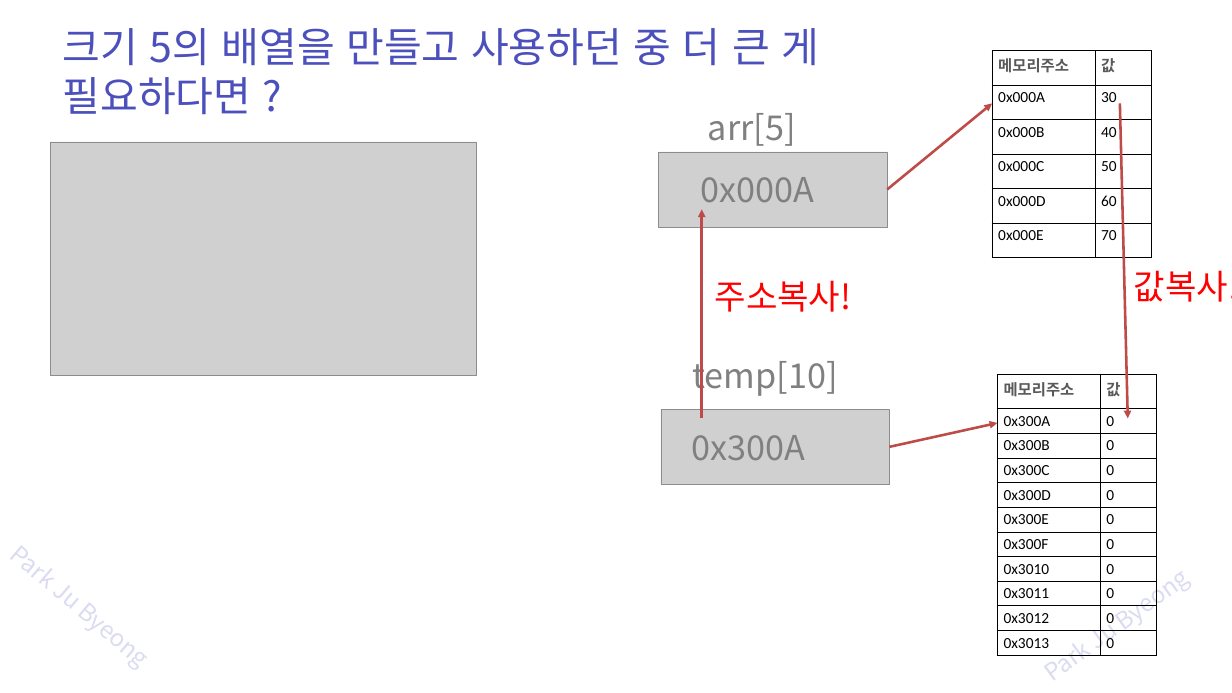
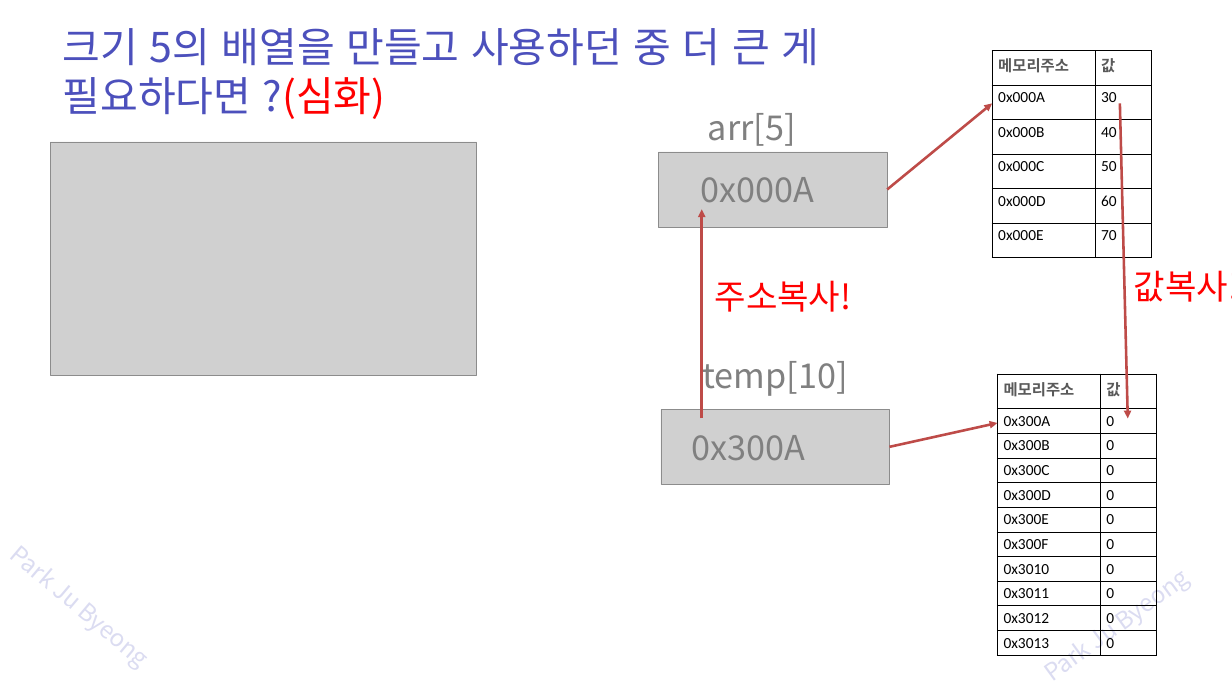
Before and after one commit to zest132/JavaLecture, a slide deck: slide 25 of JavaLecture/LectureFile/java 5강 배열.pptx (slide 18 before the commit). Drawn at 1232x693 pixels with LibreOffice and Linux fonts; fonts in the diff are those of the drawing; grey boxes stand for pictures. Boxes give left, top, right and bottom in pixels: in the first picture for what was removed or moved away, otherwise in the second. Text is boxed around its words. In the diff, an @@ line names an element or a change of style, - is before the commit and + after.

```diff
--- a/JavaLecture/LectureFile/java 5강 배열.pptx
+++ b/JavaLecture/LectureFile/java 5강 배열.pptx
@@ text at (x1=62, y1=28, x2=819, y2=119): text changed @@
-크기 5의 배열을 만들고 사용하던 중 더 큰 게 필요하다면 ?
+크기 5의 배열을 만들고 사용하던 중 더 큰 게 필요하다면 ?(심화)
@@ text "temp[10]" rewrapped from (x1=693, y1=354, x2=838, y2=398) to (x1=703, y1=361, x2=848, y2=396) @@
```
Also in this commit, not shown: 19 other slides changed, 13 slides added, 1 slide removed, 1 other file.
